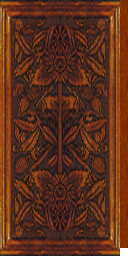
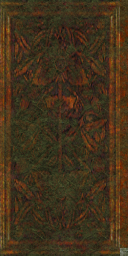
Layer changes from the first 128px x 256px image to the second:
added group "y (grass)" with 2 layers above "x" over [0, 0, 128, 256]
added layer "grass2" in group "y (grass)" over [0, 0, 128, 256]
added layer "grass1" in group "y (grass)" over [0, 0, 128, 256]
added group "x" with 2 layers above "Layer 3" over [0, 0, 128, 256]
added layer "grunge" (40%) in group "x" over [0, 0, 128, 256]
added layer "grime" in group "x" over [0, 0, 128, 256]
